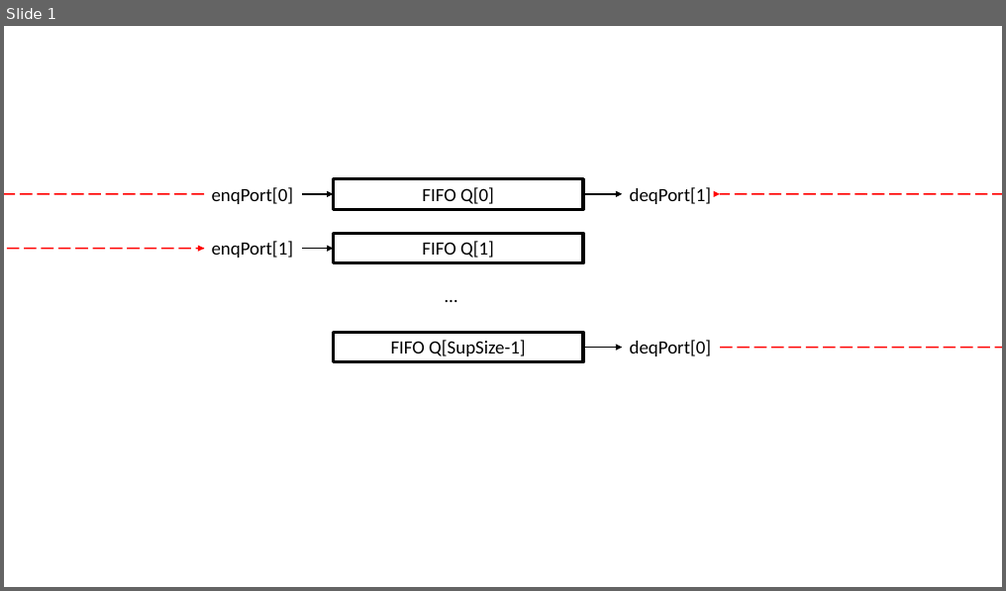
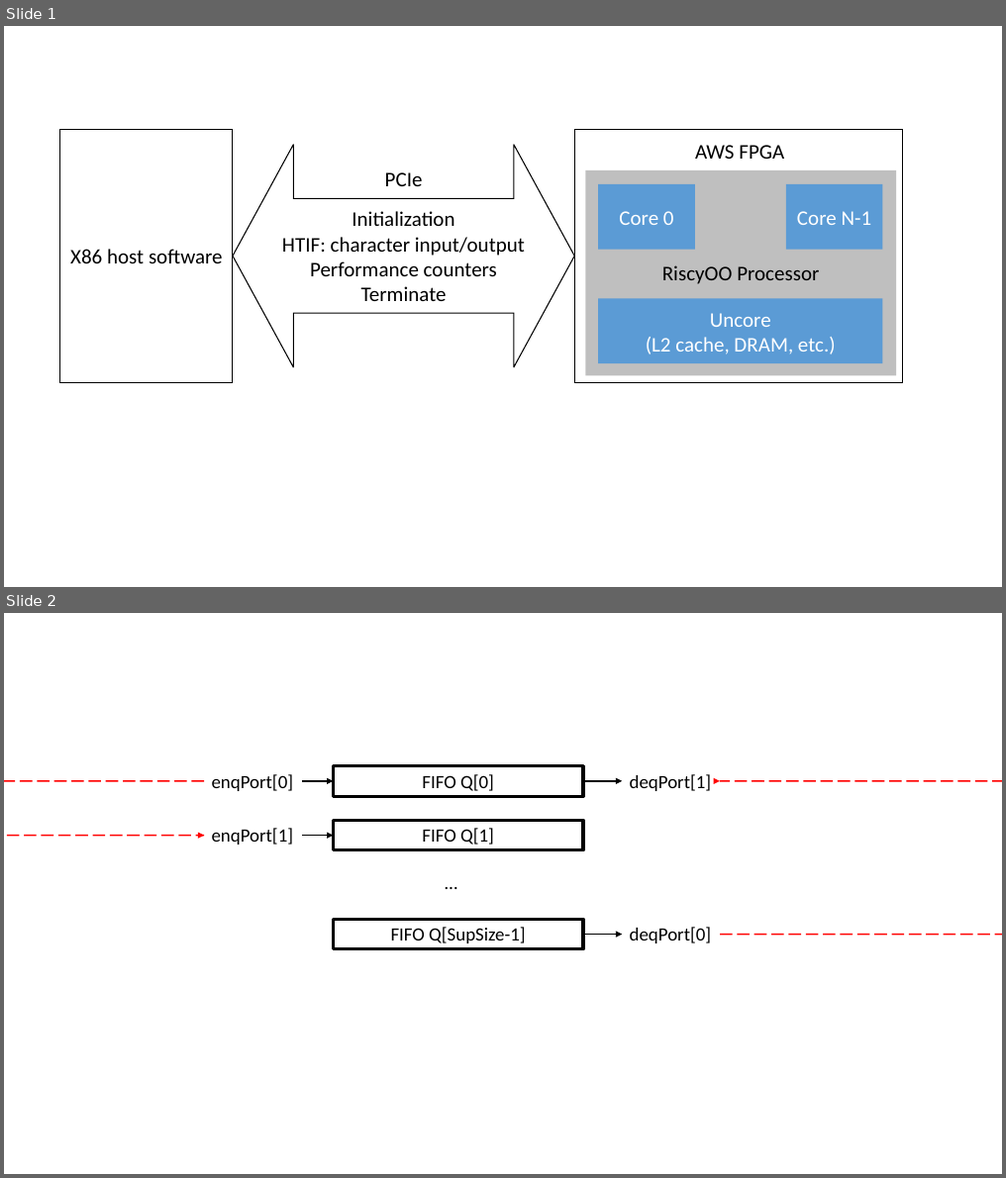
Before and after one commit to sizhuo-zhang/RiscyOO_design_doc, a slide deck: fig/fig.pptx. Shown one above the other, each under a label of ours: slide 1 before the commit, slides 1 and 2 after it. The pictures are 1006x591 and 1006x1178 pixels, drawn with LibreOffice and Linux fonts; fonts in the diff are those of the drawing. Boxes give left, top, right and bottom in pixels: in the first picture for what was removed or moved away, otherwise in the second. Text is boxed around its words. In the diff, an @@ line names an element or a change of style, - is before the commit and + after.

```diff
--- a/fig/fig.pptx
+++ b/fig/fig.pptx
@@ slide 1 added at [4,26,1002,587], background #FFFFFF @@
@@ group added at [60,129,903,383]: 6 rectangles, 2 texts, 1 left right arrow @@
+RiscyOO Processor
+X86 host software
+Core 0
+Core N-1
+Uncore
+(L2 cache, DRAM, etc.)
+AWS FPGA
+Initialization
+HTIF: character input/output
+Performance counters
+Terminate
+PCIe
@@ what was slide 1 is now slide 2 @@
```
Also in this commit, not shown: 1 other slide added, 6 other files.
